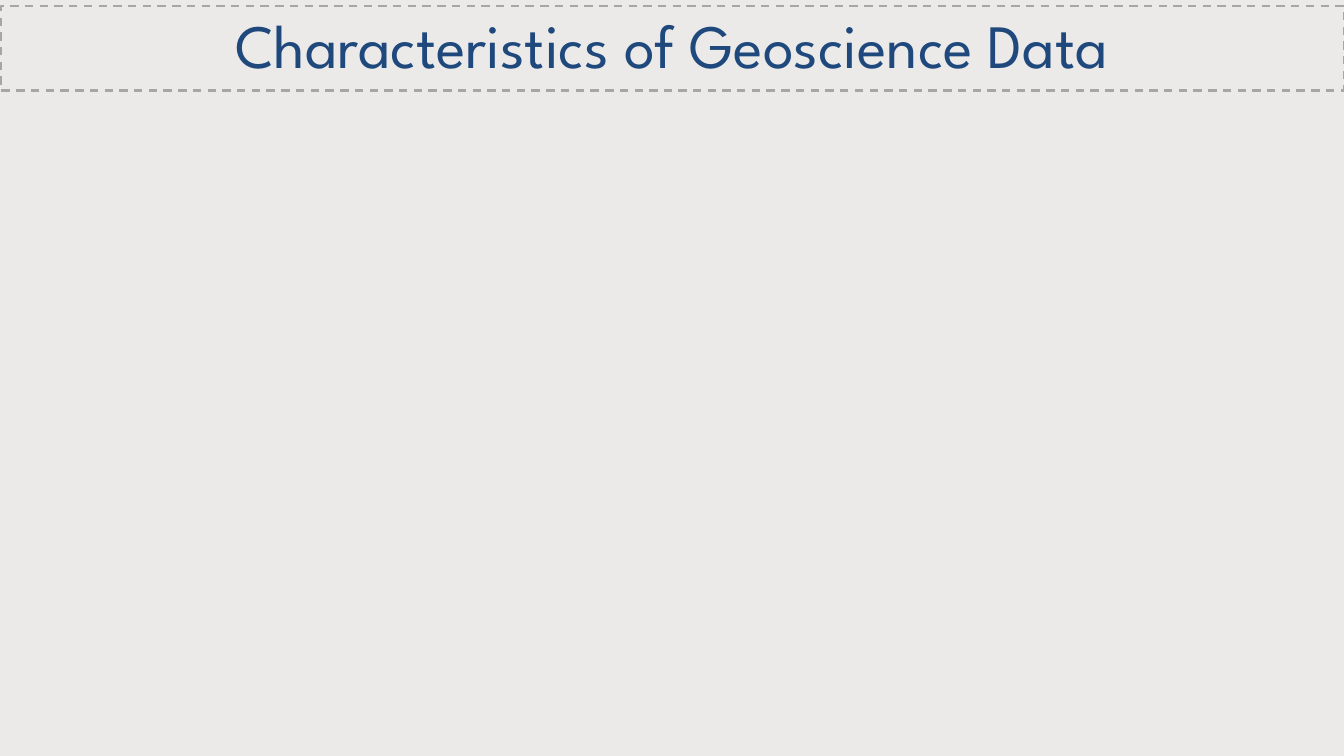
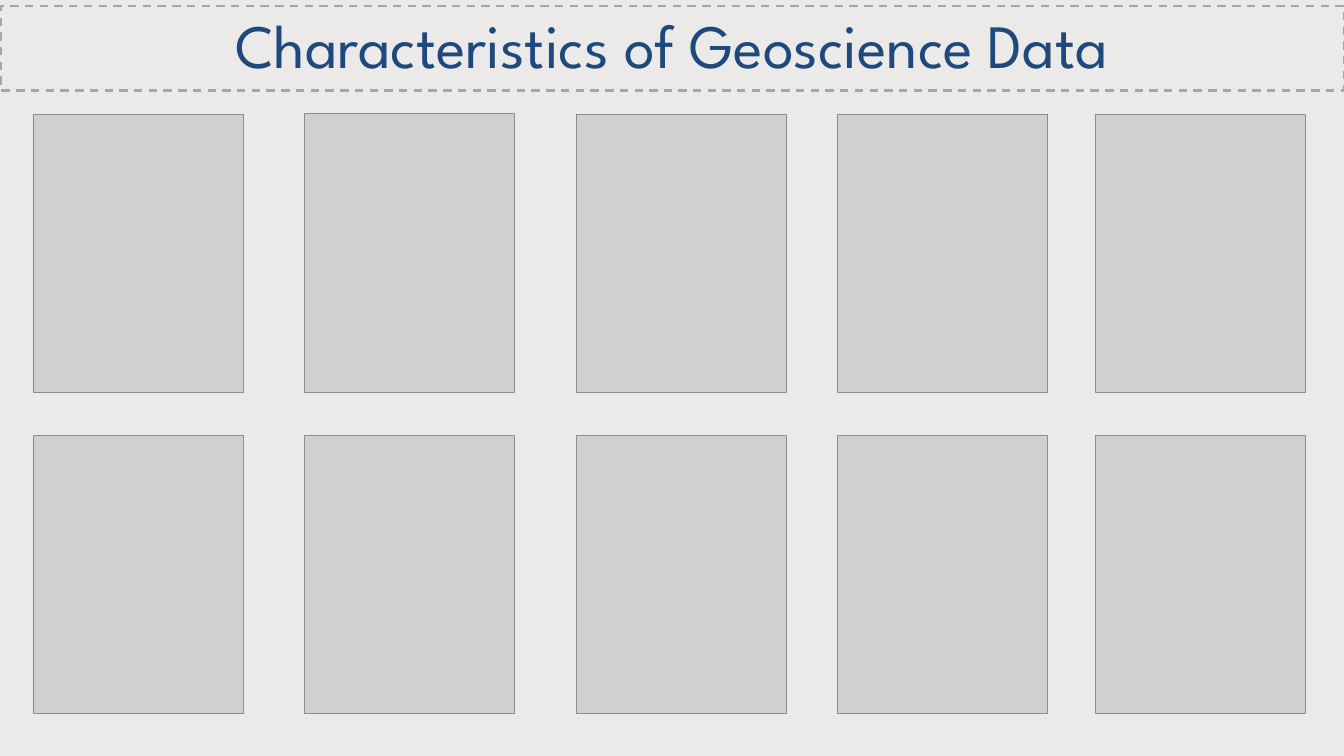
Before and after one commit to CatchmentSci/GEO8026, a slide deck: slide 5 of Block 01/slides/GEO8026_202122_Lecture1.pptx (slide 3 before the commit). Drawn at 1344x756 pixels with LibreOffice and Linux fonts; fonts in the diff are those of the drawing; grey boxes stand for pictures. Boxes give left, top, right and bottom in pixels: in the first picture for what was removed or moved away, otherwise in the second. Text is boxed around its words. In the diff, an @@ line names an element or a change of style, - is before the commit and + after.

```diff
--- a/Block 01/slides/GEO8026_202122_Lecture1.pptx
+++ b/Block 01/slides/GEO8026_202122_Lecture1.pptx
@@ picture added at <box>33,114,243,392</box> @@
@@ picture added at <box>304,114,514,392</box> @@
@@ picture added at <box>577,114,786,392</box> @@
@@ picture added at <box>838,114,1048,392</box> @@
@@ picture added at <box>1096,114,1306,392</box> @@
@@ picture added at <box>33,436,243,714</box> @@
@@ picture added at <box>304,436,514,714</box> @@
@@ picture added at <box>577,436,786,714</box> @@
@@ picture added at <box>838,436,1048,714</box> @@
@@ picture added at <box>1096,436,1306,714</box> @@
```
Also in this commit, not shown: 1 other slide changed, 4 slides added, 15 other files.
